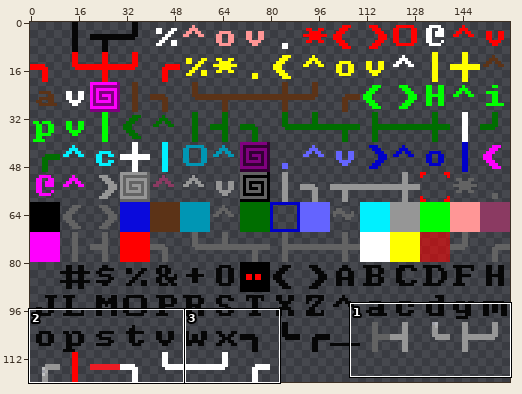
One commit to this sprite sheet: gfx/ASCII_Overmap/ASCIITiles.png. The first picture is a wide view before the edit; the outline marks the close-up.
Close-up. First the earlier version:
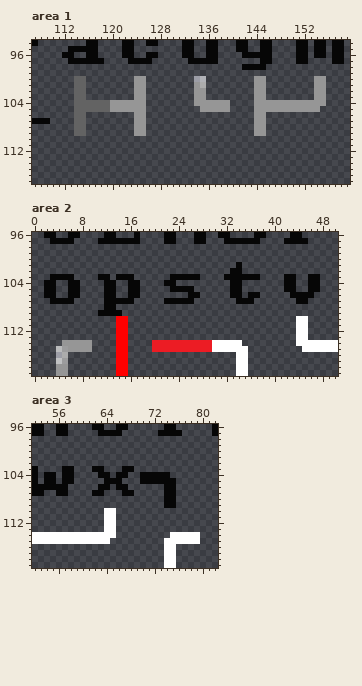
The file is 160x120 pixels. Pixels under 10% opacity are left out. Colours within 5 levels of each other are drawn and written as one. Shown: area 1: x 107..159, y 94..117; area 2: x 0..50, y 96..119; area 3: x 52..82, y 96..119.
New version:
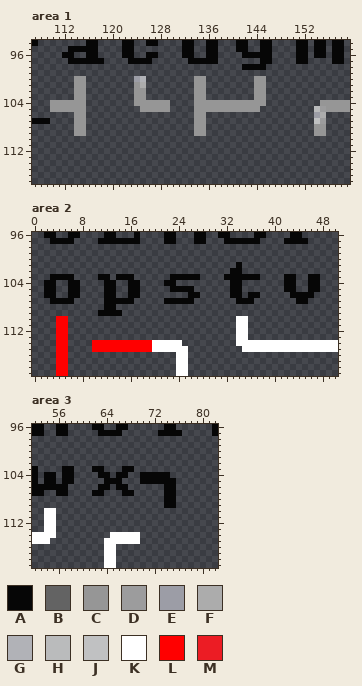
Palette (. is transparent): A #060606  B #636363  C #969696  D #9c9c9d  E #9c9da6  F #acacac  G #b1b2b7  H #babbbc  J #c0c1c2  K #ffffff  L #ff0000  M #ec1c24
Diff:
--- area 1
@@ x 107..159 @@
  99 .....................................................
-100 .......BB........CC........EG........CC........CC....
-101 .......BB........CC........CF........CC........CC....
-102 .......BB........CC........CC........CC........CC....
-103 .......BB........CC........CC........CC........CC....
-104 .......BBBBBBCCCCCC........CCCCCC....CCCCCCCCCCCC....
-105 .......BBBBBBCCCCCC.........CCCCC....CCCCCCCCCCC.....
-106 .......BB........CC..................CC..............
-107 AAA....BB........CC..................CC..............
-108 .......BB........CC..................CC..............
-109 .......BB........CC..................CC..............
+100 .......CC........EG........CC........CC..............
+101 .......CC........CF........CC........CC..............
+102 .......CC........CC........CC........CC..............
+103 .......CC........CC........CC........CC..............
+104 ...CCCCCC........CCCCCC....CCCCCCCCCCCC.........CCCCC
+105 ...CCCCCC.........CCCCC....CCCCCCCCCCC.........HDCCCC
+106 .......CC..................CC..................EF....
+107 AAA....CC..................CC..................JD....
+108 .......CC..................CC..................CC....
+109 .......CC..................CC..................CC....
 110 .....................................................
--- area 2
@@ x 0..50 @@
 109 ...........AAAA....................................
-110 ..............LL............................KK.....
-111 ..............LL............................KK.....
-112 ..............LL............................KK.....
-113 ..............LL............................KK.....
-114 .....CCCCC....LL....MMMMMMMMMMKKKKK.........KKKKKKK
-115 ....HDCCCC....LL....MMMMMMMMMMKKKKKK.........KKKKKK
-116 ....EF........LL..................KK...............
-117 ....JD........LL..................KK...............
-118 ....CC........LL..................KK...............
-119 ....CC........LL..................KK...............
+110 ....LL............................KK...............
+111 ....LL............................KK...............
+112 ....LL............................KK...............
+113 ....LL............................KK...............
+114 ....LL....LLLLLLLLLLKKKKK.........KKKKKKKKKKKKKKKKK
+115 ....LL....LLLLLLLLLLKKKKKK.........KKKKKKKKKKKKKKKK
+116 ....LL..................KK.........................
+117 ....LL..................KK.........................
+118 ....LL..................KK.........................
+119 ....LL..................KK.........................
--- area 3
@@ x 52..82 @@
 109 ......................AA.......
-110 ............KK.................
-111 ............KK.................
-112 ............KK.................
-113 ............KK.................
-114 KKKKKKKKKKKKKK.........KKKKK...
-115 KKKKKKKKKKKKK.........KKKKKK...
-116 ......................KK.......
-117 ......................KK.......
-118 ......................KK.......
-119 ......................KK.......
+110 ..KK...........................
+111 ..KK...........................
+112 ..KK...........................
+113 ..KK...........................
+114 KKKK.........KKKKK.............
+115 KKK.........KKKKKK.............
+116 ............KK.................
+117 ............KK.................
+118 ............KK.................
+119 ............KK.................
Where, in picture pixels (left, top, right, bottom), the same in both close-ups:
changed: (50, 76, 170, 136)
changed: (194, 76, 206, 136)
changed: (230, 76, 350, 136)
changed: (56, 316, 308, 376)
changed: (44, 508, 140, 568)
erased: (164, 532, 200, 568)
